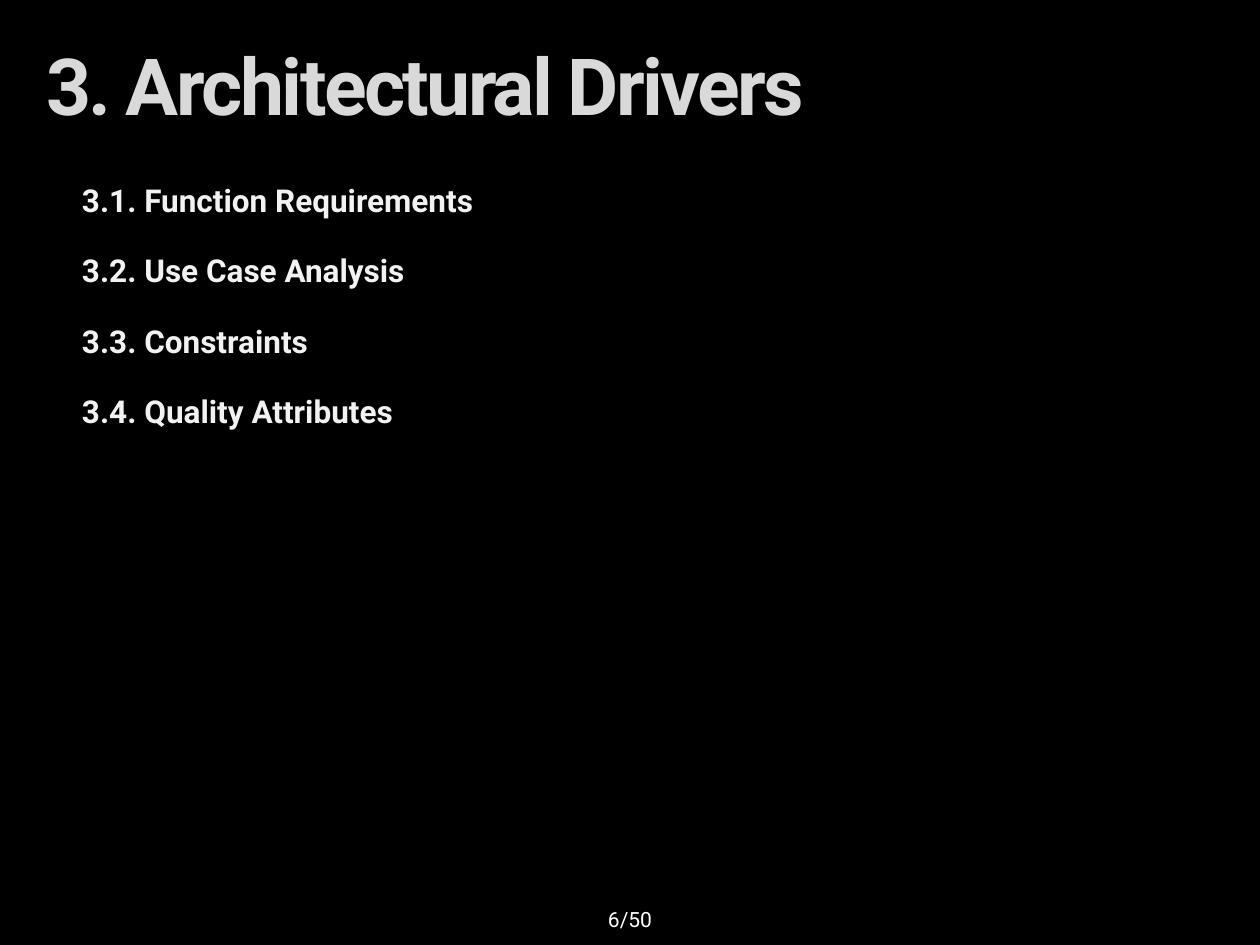
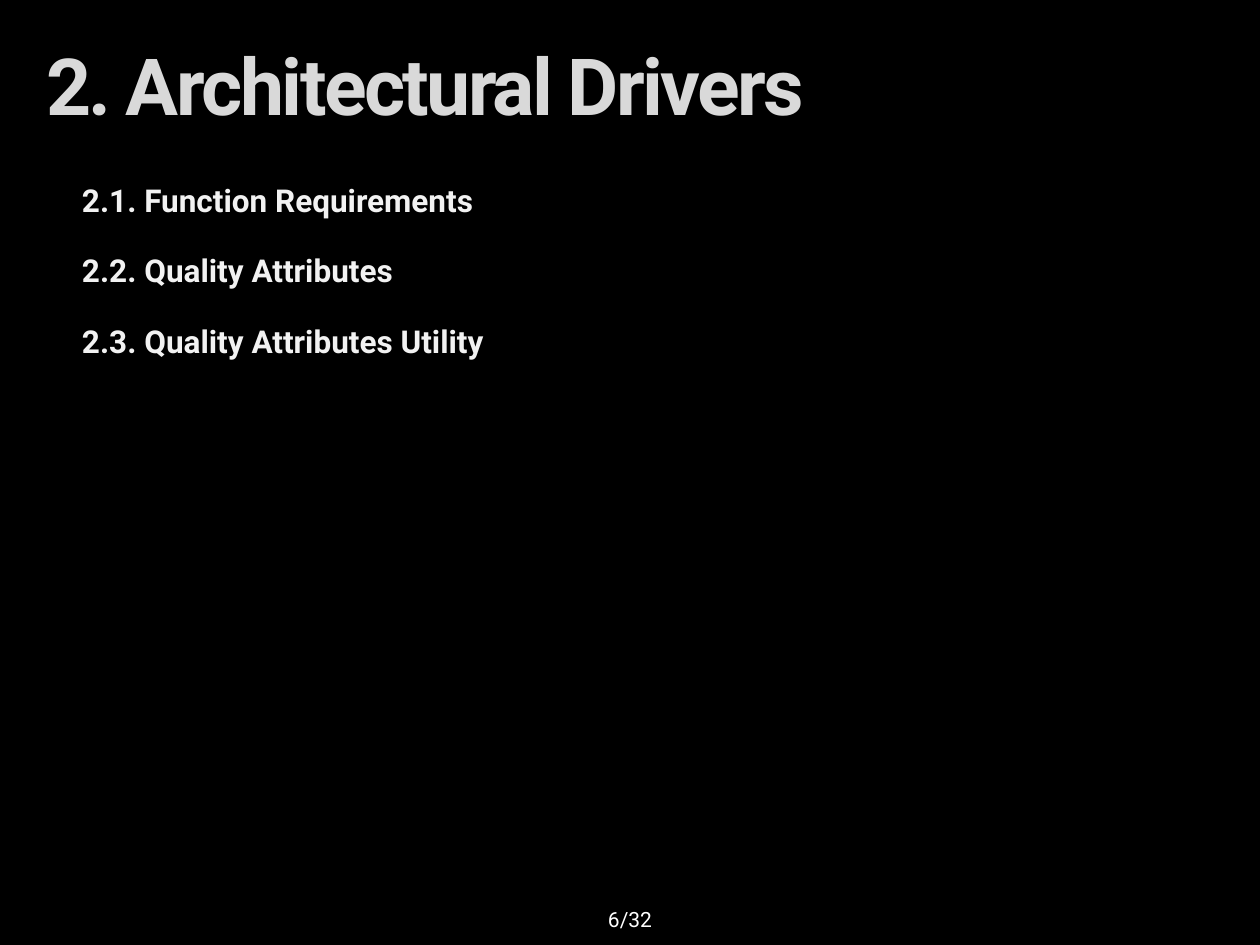
Before and after one commit to youkkwon/smarthome, a slide deck: slide 6 of doc/Docs/IoT System Final Presentation_0624.pptx. Drawn at 1260x945 pixels with LibreOffice and Linux fonts; fonts in the diff are those of the drawing; background and template pictures are left out. Boxes give left, top, right and bottom in pixels: in the first picture for what was removed or moved away, otherwise in the second. Text is boxed around its words. In the diff, an @@ line names an element or a change of style, - is before the commit and + after.

```diff
--- a/doc/Docs/IoT System Final Presentation_0624.pptx
+++ b/doc/Docs/IoT System Final Presentation_0624.pptx
@@ title at (46, 56, 804, 116): text changed @@
-3. Architectural Drivers
+2. Architectural Drivers
@@ text at (82, 188, 484, 360): text changed @@
-  3.1. Function Requirements
-  3.2. Use Case Analysis
-  3.3. Constraints
-  3.4. Quality Attributes
+  2.1. Function Requirements
+  2.2. Quality Attributes
+  2.3. Quality Attributes Utility
@@ page number at (608, 912, 652, 929): text changed @@
-6/50
+6/32
```
Also in this commit, not shown: 17 other slides changed, 9 slides added.
